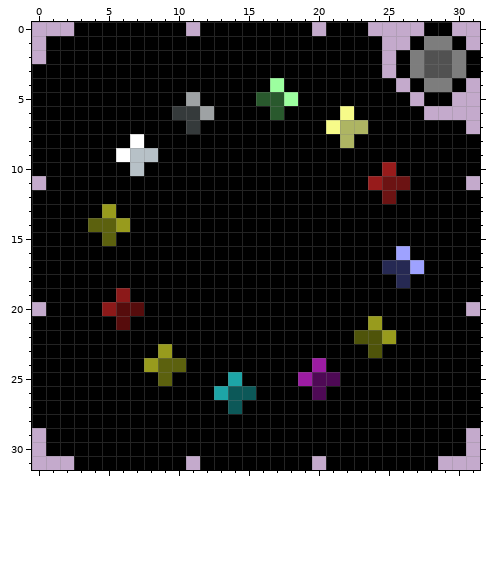
Two states of a pixel-art sprite, Icons/Colour Shuffle.png. The picture above is the old version.
The file is 32x32 pixels. Colours within 5 levels of each other are drawn and written as one.
Now the later version:
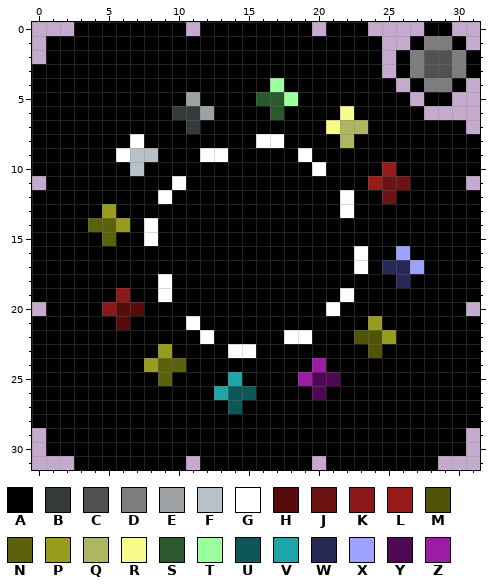
Palette (. is transparent): A #000000  B #353a3b  C #515151  D #7d7d7d  E #9ea2a4  F #b7c1c7  G #ffffff  H #560c0c  J #6c1313  K #8c1919  L #971b1b  M #4f540a  N #5c610e  P #989b1d  Q #aeb563  R #f7fb89  S #29592d  T #9cff9f  U #0c5858  V #1da5a7  W #262953  X #9ea2ff  Y #4e0955  Z #9c1ca3
From old to new:
@@ x 6..25 @@
  7 AAAAABAAAAAAAAARQQAA
- 8 AGAAAAAAAAAAAAAAQAAA
- 9 GFFAAAAAAAAAAAAAAAAA
-10 AFAAAAAAAAAAAAAAAAAL
-11 AAAAAAAAAAAAAAAAAALJ
-12 AAAAAAAAAAAAAAAAAAAJ
-13 AAAAAAAAAAAAAAAAAAAA
-14 PAAAAAAAAAAAAAAAAAAA
-15 AAAAAAAAAAAAAAAAAAAA
-16 AAAAAAAAAAAAAAAAAAAA
-17 AAAAAAAAAAAAAAAAAAAW
-18 AAAAAAAAAAAAAAAAAAAA
-19 KAAAAAAAAAAAAAAAAAAA
-20 HHAAAAAAAAAAAAAAAAAA
-21 HAAAAAAAAAAAAAAAAAPA
-22 AAAAAAAAAAAAAAAAAMMP
-23 AAAPAAAAAAAAAAAAAAMA
+ 8 AGAAAAAAAAGGAAAAQAAA
+ 9 GFFAAAGGAAAAAGAAAAAA
+10 AFAAAAAAAAAAAAGAAAAL
+11 AAAAGAAAAAAAAAAAAALJ
+12 AAAGAAAAAAAAAAAAGAAJ
+13 AAAAAAAAAAAAAAAAGAAA
+14 PAGAAAAAAAAAAAAAAAAA
+15 AAGAAAAAAAAAAAAAAAAA
+16 AAAAAAAAAAAAAAAAAGAA
+17 AAAAAAAAAAAAAAAAAGAW
+18 AAAGAAAAAAAAAAAAAAAA
+19 KAAGAAAAAAAAAAAAGAAA
+20 HHAAAAAAAAAAAAAGAAAA
+21 HAAAAGAAAAAAAAAAAAPA
+22 AAAAAAGAAAAAGGAAAMMP
+23 AAAPAAAAGGAAAAAAAAMA
 24 AAPNNAAAAAAAAAZAAAAA
